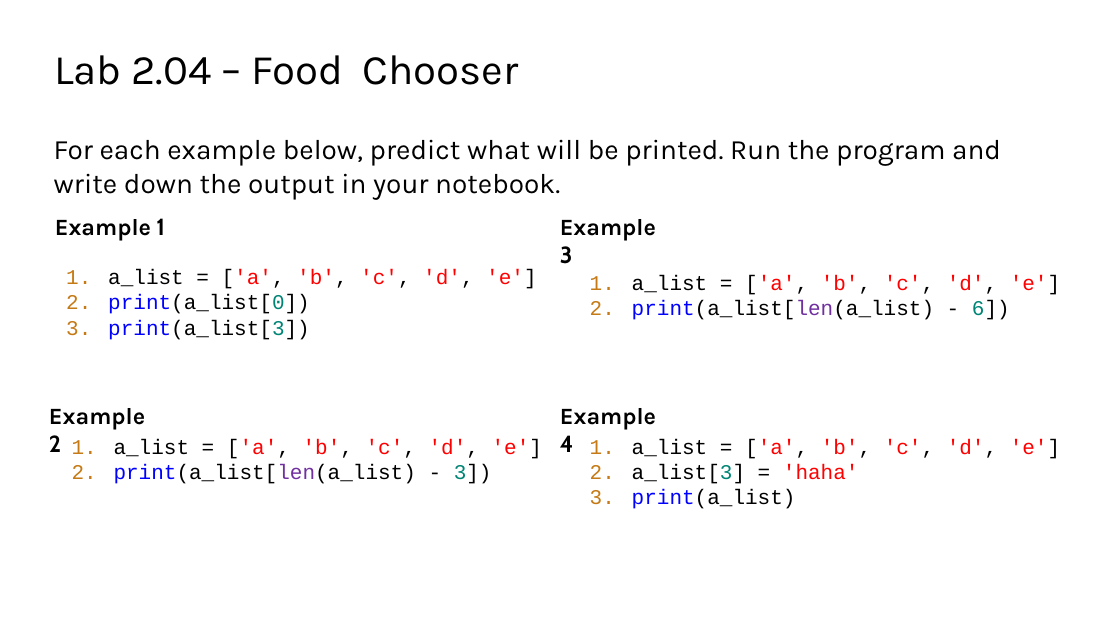
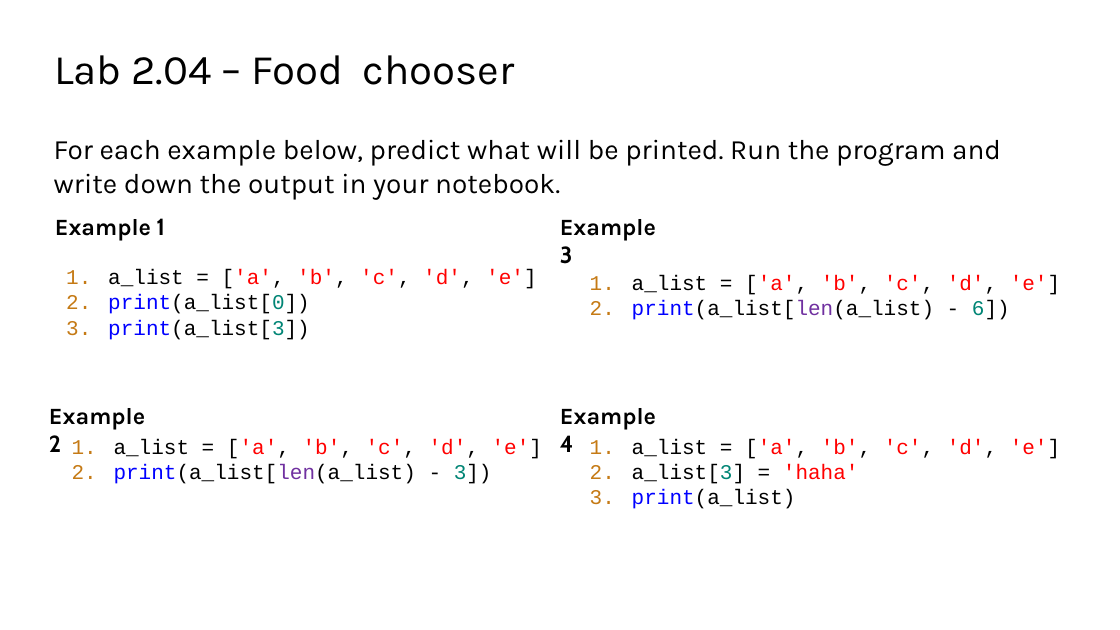
Before and after one commit to TEALSK12/2nd-semester-introduction-to-computer-science, a slide deck: slide 9 of units/2_unit/slidedecks/Intro Python 2.04 TEALS.pptx. Drawn at 1120x630 pixels with LibreOffice and Linux fonts; fonts in the diff are those of the drawing; background and template pictures are left out. Boxes give left, top, right and bottom in pixels: in the first picture for what was removed or moved away, otherwise in the second. Text is boxed around its words. In the diff, an @@ line names an element or a change of style, - is before the commit and + after.

```diff
--- a/units/2_unit/slidedecks/Intro Python 2.04 TEALS.pptx
+++ b/units/2_unit/slidedecks/Intro Python 2.04 TEALS.pptx
@@ title at (54, 55, 515, 85): text changed @@
-Lab 2.04 – Food Chooser
+Lab 2.04 – Food chooser
```
Also in this commit, not shown: 10 other slides changed.
